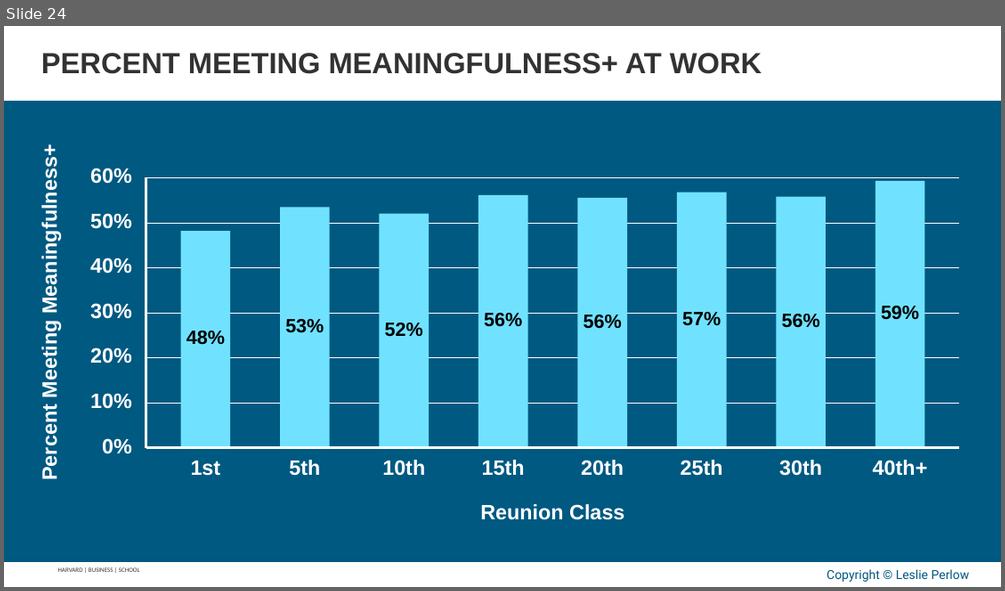
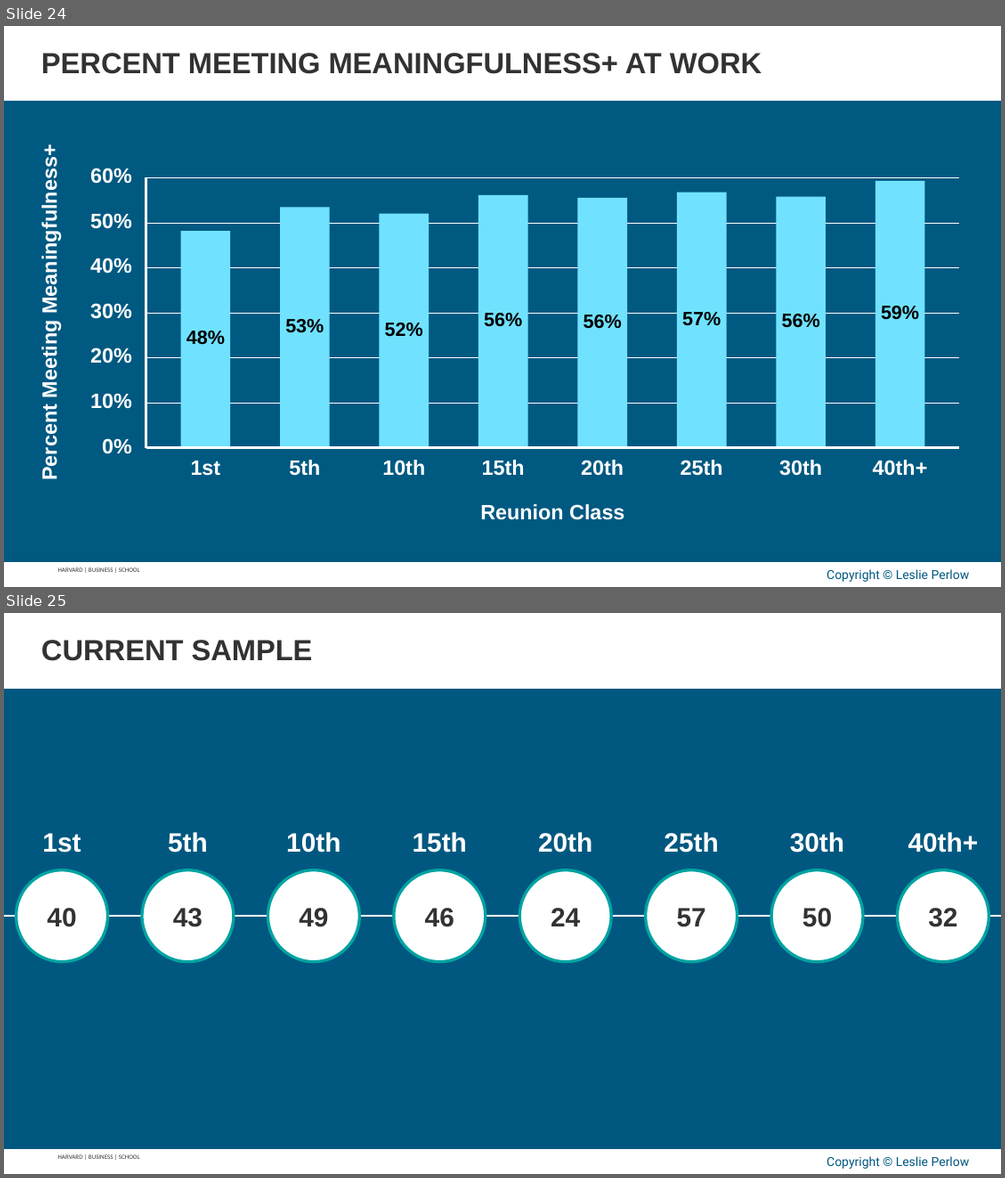
Before and after one commit to APPLITICS/lifematrix-deck-automation, a slide deck: outputs/generated_slides.pptx. Shown one above the other, each under a label of ours: slide 24 before the commit, slides 24 and 25 after it. The pictures are 1005x591 and 1005x1178 pixels, drawn with LibreOffice and Linux fonts; fonts in the diff are those of the drawing; background and template pictures are left out. Boxes give left, top, right and bottom in pixels: in the first picture for what was removed or moved away, otherwise in the second. Text is boxed around its words. In the diff, an @@ line names an element or a change of style, - is before the commit and + after.

```diff
--- a/outputs/generated_slides.pptx
+++ b/outputs/generated_slides.pptx
@@ slide 25 added at <box>4,613,1001,1174</box>, background #005880; not listed: 4 template elements that a slide beside it also shows @@
@@ text added at <box>41,640,313,661</box>, 28 pt, text #323233, bold @@
+CURRENT SAMPLE
@@ group added at <box>4,832,1001,962</box>: 16 texts, 8 ellipses, 1 freeform shape @@
+40
+43
+49
+46
+24
+57
+50
+32
+1st
+5th
+10th
+15th
+20th
+25th
+30th
+40th+
```
Also in this commit, not shown: 4 other slides added, 4 other files.
